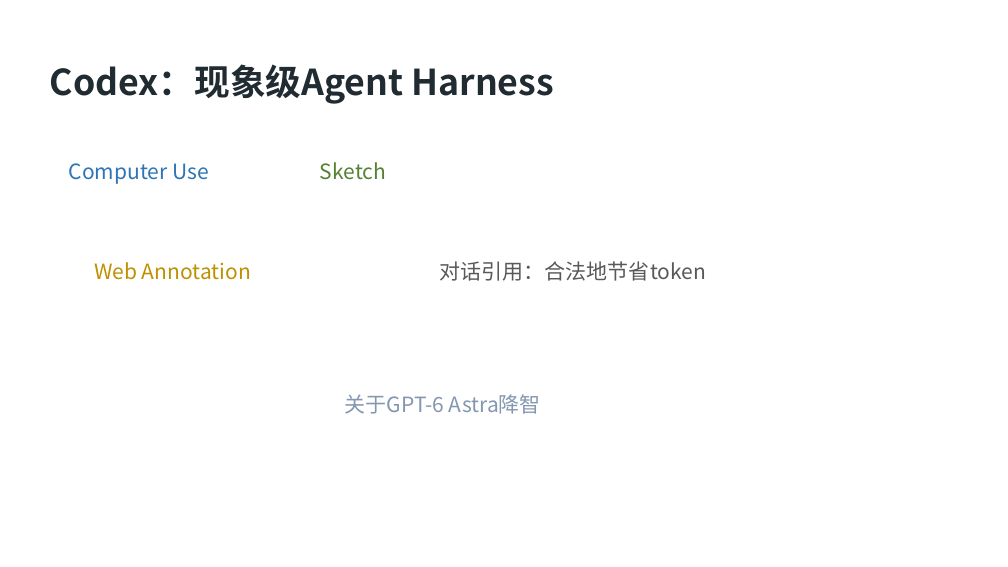
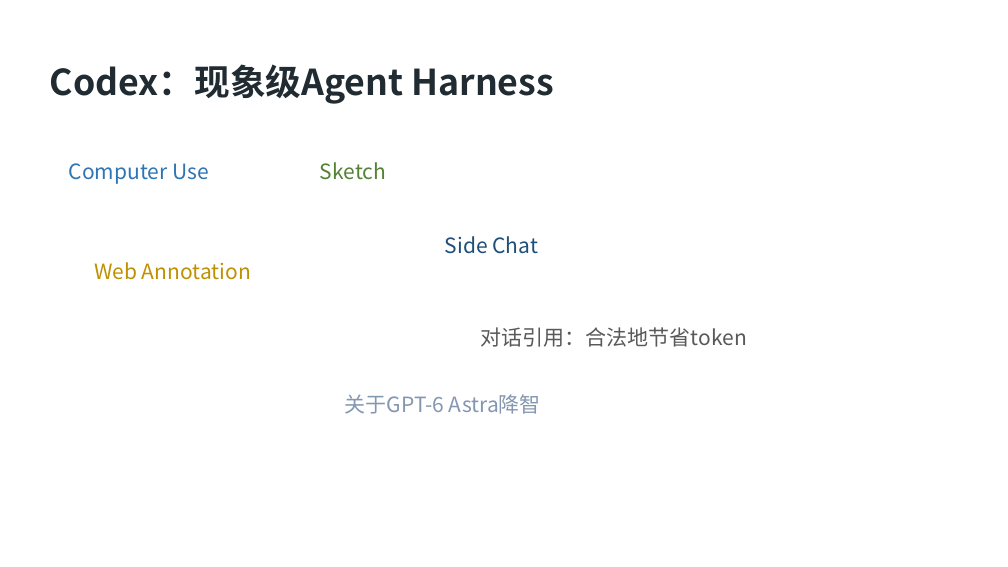
Before and after one commit to SCPZ24/AgentFlow-Salon, a slide deck: slide 6 of PPTs/EP3/Meeting03.pptx. Drawn at 1008x567 pixels with LibreOffice and Linux fonts; fonts in the diff are those of the drawing; background and template pictures are left out. Boxes give left, top, right and bottom in pixels: in the first picture for what was removed or moved away, otherwise in the second. Text is boxed around its words. In the diff, an @@ line names an element or a change of style, - is before the commit and + after.

```diff
--- a/PPTs/EP3/Meeting03.pptx
+++ b/PPTs/EP3/Meeting03.pptx
@@ text added at [445,236,539,254], 20 pt, text #1F4E79 @@
+Side Chat
@@ text "对话引用：合法地节省token": place and size @@
-text "对话引用：合法地节省token" at [440,261,706,281]
+text "对话引用：合法地节省token" at [481,327,747,347]
```
Also in this commit, not shown: 10 other slides changed, 3 slides added, 7 slides removed, 8 other files.
